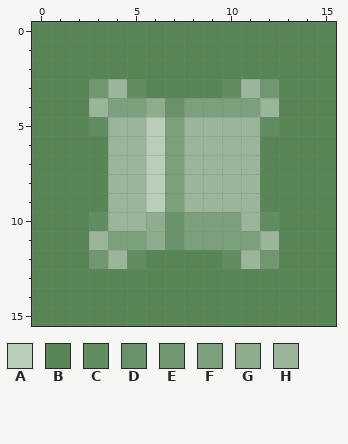
File history of a pixel-art sprite, public/favicon-16x16.png. That is the earlier state.
The file is 16x16 pixels. Colours within 5 levels of each other are drawn and written as one.
Palette (. is transparent): A #bacdba  B #578556  C #628d61  D #6a9269  E #709770  F #7ca07c  G #8fad8e  H #9ab599
After:
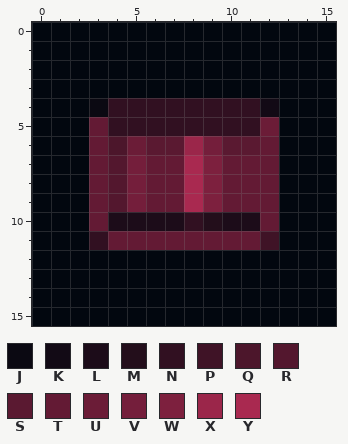
Colours new in this view: J #0b0912  K #120a15  L #1c0c19  M #230e1b  N #311021  P #3f1326  Q #4c162b  R #53172e  S #5a1931  T #631a34  U #6b1c37  V #741e3b  W #7d203e  X #9b264a  Y #a92950
The commit says: Changed favicons, updated theme color
Diff:
Colour B changes from #578556 to #02070f.
Colour C becomes colour B in row 3 at x 5 and 10; in row 12 at x 5 and 10.
Colour E becomes colour B in row 3 at x 3 and 12; in row 12 at x 3 and 12.
Colour H becomes colour B in row 3 at x 4 and 11; in row 12 at x 4 and 11.
Colour H becomes colour J in row 4 at x 3.
Colour H becomes colour K in row 4 at x 12.
Colour D becomes colour L in row 10 at x 7.
Colour F becomes colour L in row 10 at x 10.
Colour G becomes colour L in row 10 at x 6.
Colour H becomes colour L in row 10 at x 4 to 5 and 11.
Colour F becomes colour M in row 10 at x 9.
Colour A becomes colour N in row 5 at x 6.
Colour D becomes colour N in row 4 at x 7.
Colour F becomes colour N in row 4 at x 4 to 5 and 8 to 11; in row 5 at x 7; in row 10 at x 8.
Colour G becomes colour N in row 4 at x 6.
Colour H becomes colour N in row 5 at x 4 to 5 and 8 to 11; in row 11 at x 3.
Colour H becomes colour P in row 11 at x 12.
Colour H becomes colour Q in row 6 at x 4.
Colour H becomes colour R in rows 7 to 9 at x 4.
Colour A becomes colour S in row 6 at x 6.
Colour F becomes colour S in row 6 at x 7.
Colour H becomes colour S in row 6 at x 10 to 11.
Colour A becomes colour T in rows 7 to 9 at x 6.
Colour B becomes colour T in rows 6 to 9 at x 3 and 12.
Colour C becomes colour T in row 5 at x 3; in row 10 at x 3 and 12.
Colour D becomes colour T in row 11 at x 7.
Colour F becomes colour T in rows 7 to 9 at x 7; in row 11 at x 4 to 5 and 8 to 11.
Colour G becomes colour T in row 11 at x 6.
Colour H becomes colour T in rows 7 to 9 at x 10 to 11.
Colour C becomes colour U in row 5 at x 12.
Colour H becomes colour U in row 6 at x 5.
Colour H becomes colour V in row 6 at x 9; in rows 7 to 9 at x 5.
Colour H becomes colour W in rows 7 to 9 at x 9.
Colour H becomes colour X in row 6 at x 8.
Colour H becomes colour Y in rows 7 to 9 at x 8.
Pixel boxes of the changes (left, top, right, bottom) in both pictures:
changed: (32, 22, 336, 326)
